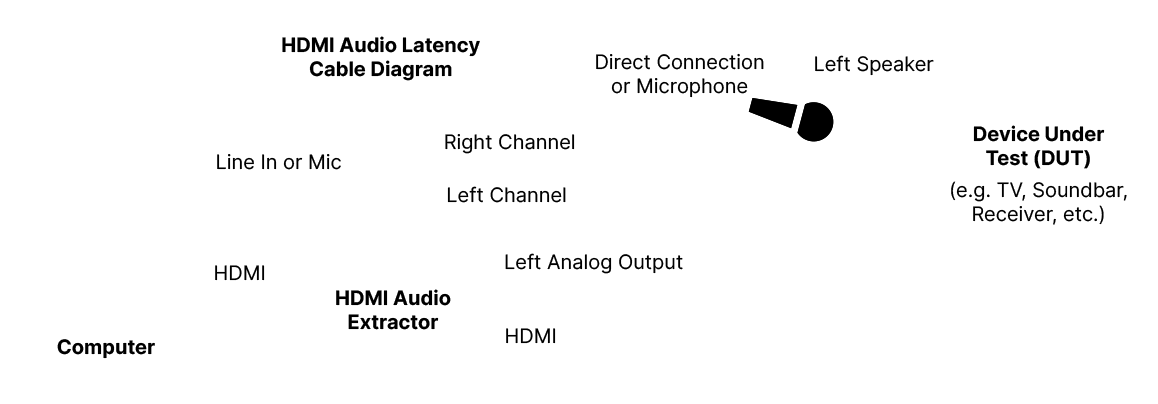
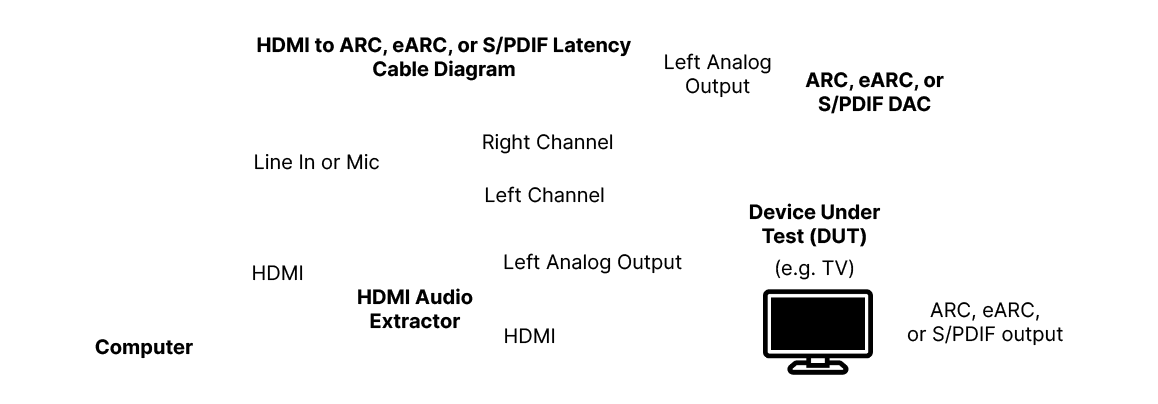
Two versions of the same layered image (1158x404). Layer-by-layer changes:
added group "HDMI to Digital Audio" with 41 layers above "Examples with Speakers and Mic" over [95, 36, 1063, 375]
added group "Cables" (1st of 2, in "HDMI to Digital Audio") with 26 layers in group "HDMI to Digital Audio" over [253, 36, 1063, 346]
added layer "HDMI to ARC, eARC, or S/PDIF Latency Cable Diagram" in group "Cables" over [257, 36, 631, 81]
added group "HDMI Cables" (1st of 2, in "HDMI to Digital Audio" › "Cables") with 21 layers in group "Cables" over [253, 53, 1063, 346]
added layer "Left Analog Output" (1st of 4, in "HDMI to Digital Audio" › "Cables" › "HDMI Cables") in group "HDMI Cables" over [665, 53, 771, 98]
added layer "ARC, eARC, or S/PDIF output" in group "HDMI Cables" over [907, 302, 1063, 346]
added group "HDMI Audio Device" (1st of 2, in "HDMI to Digital Audio" › "Cables") with 2 layers in group "Cables" over [358, 288, 473, 329]
added layer "HDMI Audio Extractor" (1st of 2, in "HDMI to Digital Audio" › "Cables" › "HDMI Audio Device") in group "HDMI Audio Device" over [358, 288, 473, 329]
added group "DAC" with 2 layers in group "HDMI to Digital Audio" over [805, 72, 944, 114]
added layer "ARC, eARC, or S/PDIF DAC" in group "DAC" over [805, 72, 944, 114]
added group "DUT" (1st of 2, in "HDMI to Digital Audio") with 3 layers in group "HDMI to Digital Audio" over [749, 203, 881, 375]
added layer "TV" (multiply) in group "DUT" over [763, 279, 873, 375]
added layer "Device Under Test (DUT) (e.g. TV)" in group "DUT" over [749, 203, 881, 280]
moved "HDMI" (3rd of 5, in "Examples with Speakers and Mic") into group "Examples with Speakers and Mic" over [215, 36, 764, 344]
moved "DUT" (2nd of 2, in "Examples with Speakers and Mic") into group "Examples with Speakers and Mic" over [748, 55, 1127, 225]
…and 9 more changes (8 added, 1 stack)
